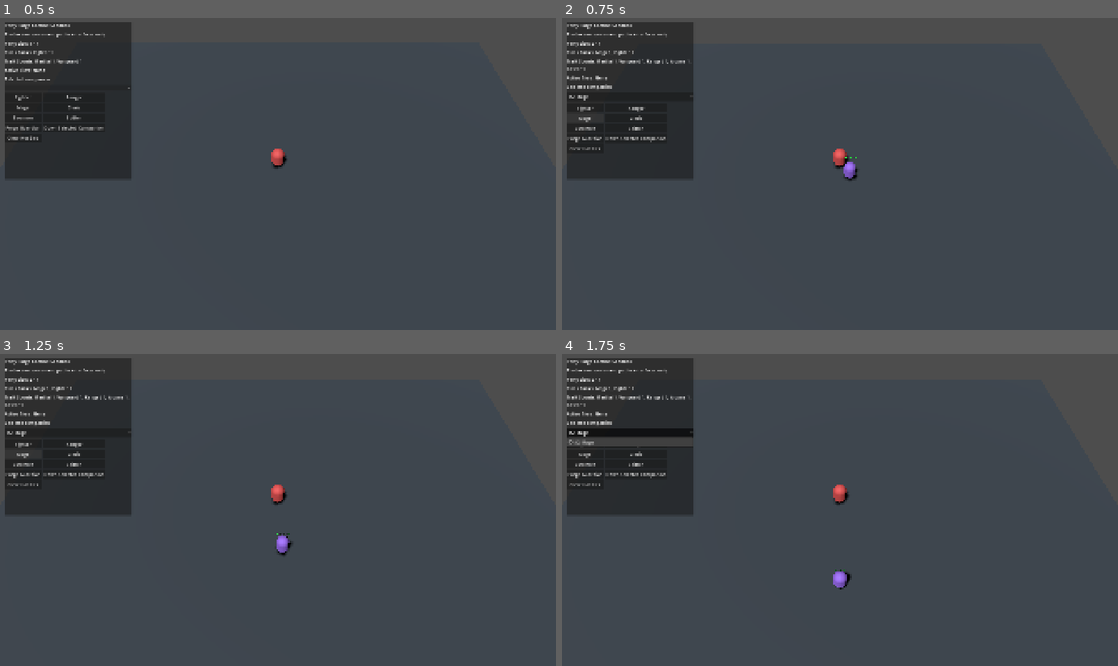
Above: before the commit, frames 1-4 (two rows, left to right).
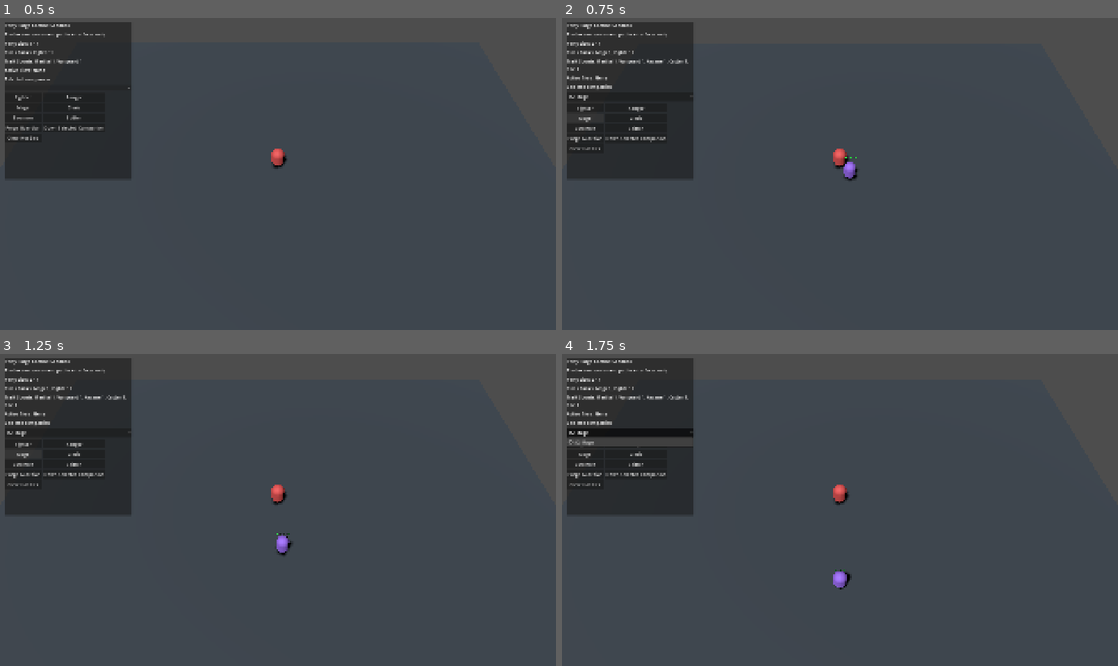
Above: after the commit, the same moments.

Repository: JVITsolutions/Party-Forge
Game: Godot game, scene res://scenes/dev/combat_sandbox.tscn
The game is run twice, just before and just after one commit, with the same random seed, the same clock (stepped at 60 frames per second) and the same inputs. This scene is started directly instead of the project's main scene.
Inputs:
- Up to frame 1 (0.5 s): no input
- Up to frame 2 (0.75 s): click "Mage" at 0.5 s
- Up to frame 3 (1.25 s): no input
- Up to frame 4 (1.75 s): click "#2 Mage" at 1.25 s

Frame 1 is identical in both runs. In frame 2, less than 0.1% of the frame differs, in the area x 1-23%, y 13-17%; in frame 3, less than 0.1%; in frame 4, less than 0.1%.

Commit message:
feat: add expansion traits

Diff:
--- a/data/classes/mage.tres
+++ b/data/classes/mage.tres
@@ -9,7 +9,7 @@
 display_name = "Mage"
 role = 2
 color = Color(0.58431375, 0.40392157, 0.9098039, 1)
-traits = Array[StringName]([&"arcane", &"ranged", &"caster"])
+traits = Array[StringName]([&"arcane", &"caster", &"fire"])
 max_health = 75.0
 class_rank_power_step = 0.2
 revive_delay = 8.0
--- /dev/null
+++ b/data/traits/bow.tres
@@ -0,0 +1,13 @@
+[gd_resource type="Resource" script_class="TraitDefinition" format=3]
+
+[ext_resource type="Script" path="res://scripts/data/trait_definition.gd" id="1_trait"]
+
+[resource]
+script = ExtResource("1_trait")
+id = &"bow"
+display_name = "Bow"
+stat_id = &"attack_range"
+tiers = {
+2: 0.12,
+4: 0.28
+}
--- /dev/null
+++ b/data/traits/chaos.tres
@@ -0,0 +1,13 @@
+[gd_resource type="Resource" script_class="TraitDefinition" format=3]
+
+[ext_resource type="Script" path="res://scripts/data/trait_definition.gd" id="1_trait"]
+
+[resource]
+script = ExtResource("1_trait")
+id = &"chaos"
+display_name = "Chaos"
+stat_id = &"chaos_damage"
+tiers = {
+2: 0.15,
+4: 0.35
+}
--- /dev/null
+++ b/data/traits/cold.tres
@@ -0,0 +1,13 @@
+[gd_resource type="Resource" script_class="TraitDefinition" format=3]
+
+[ext_resource type="Script" path="res://scripts/data/trait_definition.gd" id="1_trait"]
+
+[resource]
+script = ExtResource("1_trait")
+id = &"cold"
+display_name = "Cold"
+stat_id = &"cold_damage"
+tiers = {
+2: 0.15,
+4: 0.35
+}
--- /dev/null
+++ b/data/traits/fire.tres
@@ -0,0 +1,13 @@
+[gd_resource type="Resource" script_class="TraitDefinition" format=3]
+
+[ext_resource type="Script" path="res://scripts/data/trait_definition.gd" id="1_trait"]
+
+[resource]
+script = ExtResource("1_trait")
+id = &"fire"
+display_name = "Fire"
+stat_id = &"fire_damage"
+tiers = {
+2: 0.15,
+4: 0.35
+}
--- /dev/null
+++ b/data/traits/occult.tres
@@ -0,0 +1,13 @@
+[gd_resource type="Resource" script_class="TraitDefinition" format=3]
+
+[ext_resource type="Script" path="res://scripts/data/trait_definition.gd" id="1_trait"]
+
+[resource]
+script = ExtResource("1_trait")
+id = &"occult"
+display_name = "Occult"
+stat_id = &"life_steal"
+tiers = {
+2: 0.04,
+4: 0.10
+}
--- /dev/null
+++ b/data/traits/skirmisher.tres
@@ -0,0 +1,13 @@
+[gd_resource type="Resource" script_class="TraitDefinition" format=3]
+
+[ext_resource type="Script" path="res://scripts/data/trait_definition.gd" id="1_trait"]
+
+[resource]
+script = ExtResource("1_trait")
+id = &"skirmisher"
+display_name = "Skirmisher"
+stat_id = &"dodge_chance"
+tiers = {
+2: 0.08,
+4: 0.18
+}
--- a/scripts/data/game_catalog.gd
+++ b/scripts/data/game_catalog.gd
@@ -9,7 +9,10 @@
     "res://data/traits/martial.tres", "res://data/traits/vanguard.tres",
     "res://data/traits/ranged.tres", "res://data/traits/arcane.tres",
     "res://data/traits/caster.tres", "res://data/traits/divine.tres",
-    "res://data/traits/support.tres"
+    "res://data/traits/support.tres", "res://data/traits/fire.tres",
+    "res://data/traits/cold.tres", "res://data/traits/skirmisher.tres",
+    "res://data/traits/occult.tres", "res://data/traits/chaos.tres",
+    "res://data/traits/bow.tres"
 ]
 const ENEMY_PATHS: PackedStringArray = [
     "res://data/enemies/swarmer.tres", "res://data/enemies/spitter.tres",
--- a/scripts/data/trait_definition.gd
+++ b/scripts/data/trait_definition.gd
@@ -3,7 +3,9 @@
 
 const SUPPORTED_STAT_IDS: Array[StringName] = [
     &"attack_speed", &"nearby_damage_reduction", &"projectile_speed_and_range",
-    &"area_size", &"cooldown_reduction", &"healing_and_revive", &"support_power"
+    &"area_size", &"cooldown_reduction", &"healing_and_revive", &"support_power",
+    &"fire_damage", &"cold_damage", &"chaos_damage",
+    &"dodge_chance", &"life_steal", &"attack_range",
 ]
 
 @export var id: StringName
--- a/scripts/party/party_manager.gd
+++ b/scripts/party/party_manager.gd
@@ -243,6 +243,22 @@
                 trait_modifiers.append(StatModifier.create(&"area_size", StatModifier.Operation.INCREASED, active_value, trait_id, label))
             &"support_power", &"healing_and_revive":
                 trait_modifiers.append(StatModifier.create(&"healing_power", StatModifier.Operation.INCREASED, active_value, trait_id, label))
+            &"fire_damage", &"cold_damage", &"chaos_damage", &"attack_range":
+                trait_modifiers.append(StatModifier.create(
+                    trait_data.stat_id,
+                    StatModifier.Operation.INCREASED,
+                    active_value,
+                    trait_id,
+                    label,
+                ))
+            &"dodge_chance", &"life_steal":
+                trait_modifiers.append(StatModifier.create(
+                    trait_data.stat_id,
+                    StatModifier.Operation.FLAT,
+                    active_value,
+                    trait_id,
+                    label,
+                ))
     sources.append(StatModifierSource.create(&"active_traits", &"trait", "Active Traits", 0, trait_modifiers))
     return sources
 
--- a/tests/unit/test_attack_execution.gd
+++ b/tests/unit/test_attack_execution.gd
@@ -397,7 +397,7 @@
     mage_party.recruit(catalog.class_by_id(&"mage"))
     var mage_modifiers: RefCounted = modifier_script.call("resolve", mage_party.members[0], mage_party) as RefCounted
     TestAssertions.near(float(mage_modifiers.get("area_multiplier")), 1.18, 0.001, "active Arcane tier scales area", failures)
-    TestAssertions.near(float(mage_modifiers.get("projectile_multiplier")), 1.15, 0.001, "active Ranged tier scales projectile", failures)
+    TestAssertions.near(float(mage_modifiers.get("projectile_multiplier")), 1.0, 0.001, "Mage no longer gains Ranged projectile bonus", failures)
     TestAssertions.near(float(mage_modifiers.get("cooldown_rate_multiplier")), 1.14, 0.001, "active Caster tier resolves rounded attack rate", failures)
     mage_party.free()
 
--- /dev/null
+++ b/tests/unit/test_class_expansion_traits.gd
@@ -0,0 +1,47 @@
+extends RefCounted
+
+const EXPECTED: Array[Dictionary] = [
+	{"id": &"fire", "name": "Fire", "stat": &"fire_damage", "tiers": {2: 0.15, 4: 0.35}, "resolved": 1.15},
+	{"id": &"cold", "name": "Cold", "stat": &"cold_damage", "tiers": {2: 0.15, 4: 0.35}, "resolved": 1.15},
+	{"id": &"skirmisher", "name": "Skirmisher", "stat": &"dodge_chance", "tiers": {2: 0.08, 4: 0.18}, "resolved": 0.08},
+	{"id": &"occult", "name": "Occult", "stat": &"life_steal", "tiers": {2: 0.04, 4: 0.10}, "resolved": 0.04},
+	{"id": &"chaos", "name": "Chaos", "stat": &"chaos_damage", "tiers": {2: 0.15, 4: 0.35}, "resolved": 1.15},
+	{"id": &"bow", "name": "Bow", "stat": &"attack_range", "tiers": {2: 0.12, 4: 0.28}, "resolved": 1.12},
+]
+
+func run() -> Array[String]:
+	var failures: Array[String] = []
+	var catalog := GameCatalog.load_defaults()
+	for row: Dictionary in EXPECTED:
+		var trait_definition := load("res://data/traits/%s.tres" % row["id"]) as TraitDefinition
+		TestAssertions.truthy(trait_definition != null, "%s trait loads" % row["id"], failures)
+		if trait_definition == null:
+			continue
+		TestAssertions.equal(trait_definition.id, row["id"], "%s id" % row["id"], failures)
+		TestAssertions.equal(trait_definition.display_name, row["name"], "%s name" % row["id"], failures)
+		TestAssertions.equal(trait_definition.stat_id, row["stat"], "%s stat" % row["id"], failures)
+		TestAssertions.equal(trait_definition.tiers, row["tiers"], "%s tiers" % row["id"], failures)
+		TestAssertions.equal(trait_definition.validate(), PackedStringArray(), "%s validates" % row["id"], failures)
+		var definition := ClassDefinition.new()
+		definition.id = StringName("trait_test_%s" % row["id"])
+		definition.display_name = "Trait Test"
+		definition.traits = [row["id"]]
+		definition.primary_attack = catalog.class_by_id(&"fighter").primary_attack
+		var party := PartyManager.new()
+		party.initialize(definition, catalog.traits)
+		party.recruit(definition)
+		TestAssertions.near(
+			party.stats_for(party.members[0].member_id).value(row["stat"]),
+			row["resolved"],
+			0.001,
+			"%s tier two changes resolved stat" % row["id"],
+			failures,
+		)
+		party.free()
+	TestAssertions.equal(
+		catalog.class_by_id(&"mage").traits,
+		[&"arcane", &"caster", &"fire"],
+		"Mage matches approved Arcane Caster Fire identity",
+		failures,
+	)
+	return failures
--- a/tests/unit/test_game_catalog.gd
+++ b/tests/unit/test_game_catalog.gd
@@ -12,7 +12,7 @@
     var failures: Array[String] = []
     var catalog: GameCatalog = GameCatalog.load_defaults()
     TestAssertions.equal(catalog.classes.size(), 4, "four classes", failures)
-    TestAssertions.equal(catalog.traits.size(), 7, "seven traits", failures)
+    TestAssertions.equal(catalog.traits.size(), 13, "thirteen traits", failures)
     TestAssertions.equal(catalog.enemies.size(), 3, "two enemies plus boss", failures)
     TestAssertions.equal(catalog.validate().size(), 0, "catalog validates", failures)
     TestAssertions.equal(catalog.class_by_id(&"fighter").traits, [&"martial", &"vanguard"], "fighter traits", failures)
@@ -63,7 +63,7 @@
     var class_rows: Array[Dictionary] = [
         {"path": "res://data/classes/fighter.tres", "values": {"id": &"fighter", "display_name": "Fighter", "role": Cla …(251 unchanged characters)…
         {"path": "res://data/classes/ranger.tres", "values": {"id": &"ranger", "display_name": "Ranger", "role": ClassD …(244 unchanged characters)…
-        {"path": "res://data/classes/mage.tres", "values": { …(88 unchanged characters)… olor("9567e8"), "traits": [&"arcane", &"ranged", &"caster"], "max_health": 75.0, "armor": 0.0, "m …(123 unchanged characters)…
+        {"path": "res://data/classes/mage.tres", "values": { …(88 unchanged characters)… olor("9567e8"), "traits": [&"arcane", &"caster", &"fire"], "max_health": 75.0, "armor": 0.0, "m …(123 unchanged characters)…
         {"path": "res://data/classes/cleric.tres", "values": {"id": &"cleric", "display_name": "Cleric", "role": ClassD …(231 unchanged characters)…
     ]
     var trait_rows: Array[Dictionary] = [
--- a/tests/unit/test_party_manager.gd
+++ b/tests/unit/test_party_manager.gd
@@ -10,11 +10,11 @@
     TestAssertions.equal(party.trait_count(&"martial"), 2, "duplicate counts for martial", failures)
     TestAssertions.equal(party.active_tier(&"vanguard"), 2, "vanguard tier two", failures)
     party.recruit(catalog.class_by_id(&"ranger"))
-    party.recruit(catalog.class_by_id(&"mage"))
+    party.recruit(catalog.class_by_id(&"ranger"))
     TestAssertions.truthy(not party.recruit(catalog.class_by_id(&"cleric")), "fifth member rejected", failures)
     party.rank_up(&"fighter")
     TestAssertions.equal(party.get_class_rank(&"fighter"), 2, "shared fighter rank", failures)
-    TestAssertions.equal(party.active_tier(&"ranged"), 2, "ranger and mage overlap", failures)
+    TestAssertions.equal(party.active_tier(&"ranged"), 2, "duplicate rangers overlap", failures)
     party.free()
 
     var five_stack_trait := TraitDefinition.new()
Not shown, added: tests/unit/test_class_expansion_traits.gd.uid
